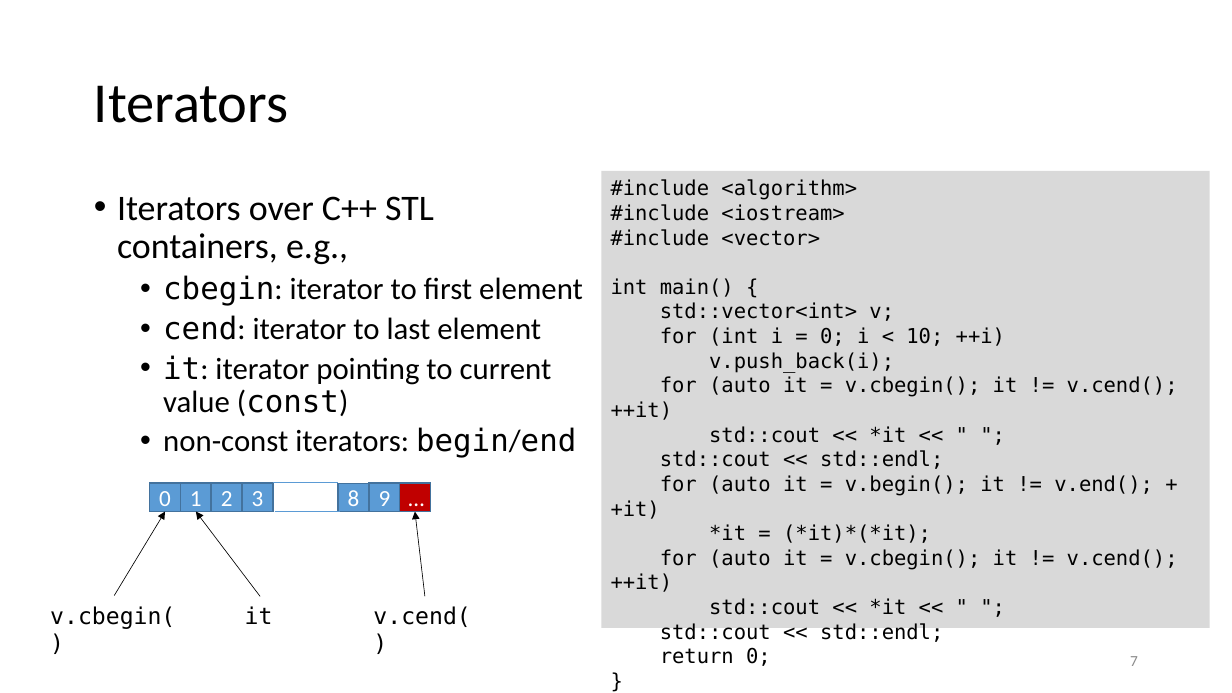
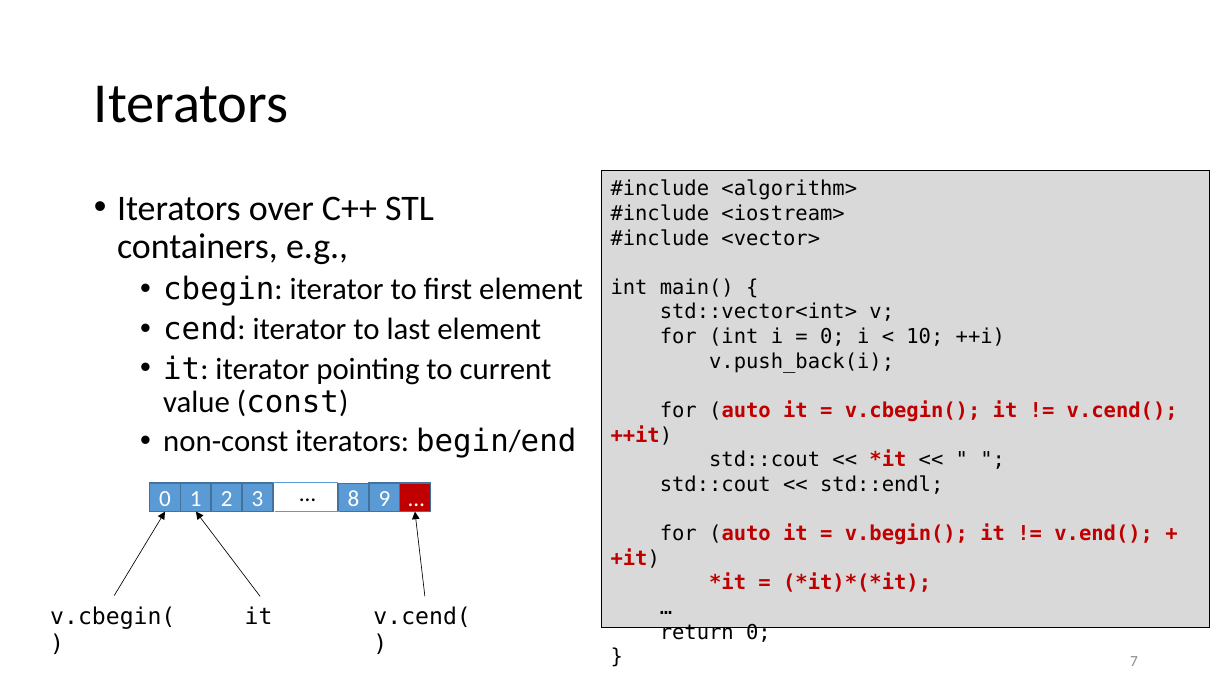
Before and after one commit to gjbex/training-material, a slide deck: slide 7 of CPlusPlus/Tbb/tbb.pptx. Drawn at 1232x693 pixels with LibreOffice and Linux fonts; fonts in the diff are those of the drawing. Boxes give left, top, right and bottom in pixels: in the first picture for what was removed or moved away, otherwise in the second. Text is boxed around its words. In the diff, an @@ line names an element or a change of style, - is before the commit and + after.

```diff
--- a/CPlusPlus/Tbb/tbb.pptx
+++ b/CPlusPlus/Tbb/tbb.pptx
@@ rectangle "#include <algorithm>" at (x1=602, y1=171, x2=1210, y2=628): outline none to #000000 0.75 pt @@
@@ text in rectangle at (x1=611, y1=400, x2=1178, y2=592): text colour #000000 to #C00000, bold on in "(auto it = v.cbegin(); it != v.cend(); ...", "*it", "(auto it = v.begin(); it != v.end(); ...", "*it = (*it)*(*it);" @@
@@ text added at (x1=290, y1=474, x2=325, y2=511), 18 pt, text #000000 @@
+…
@@ text in rectangle at (x1=611, y1=549, x2=1178, y2=642): text changed @@
-for (auto it = v.cbegin(); it != v.cend(); ++it)
-std::cout << *it << " ";
-std::cout << std::endl;
+…
```
Also in this commit, not shown: 5 other slides changed, 3 slides added.
